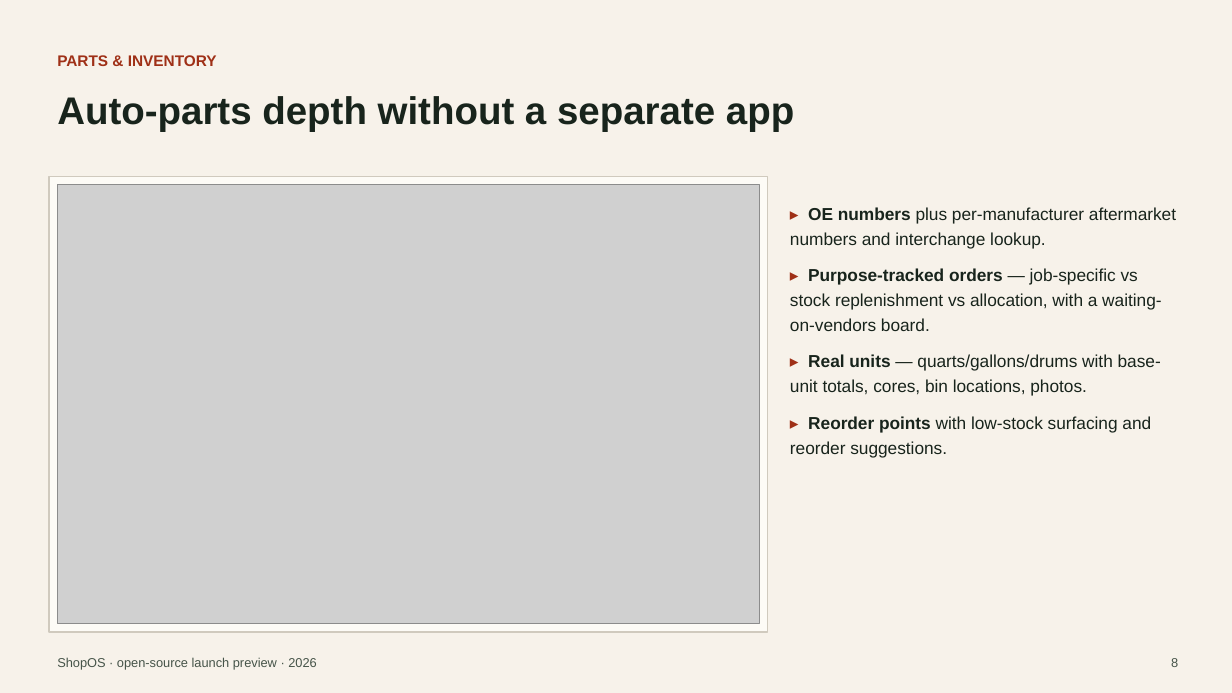
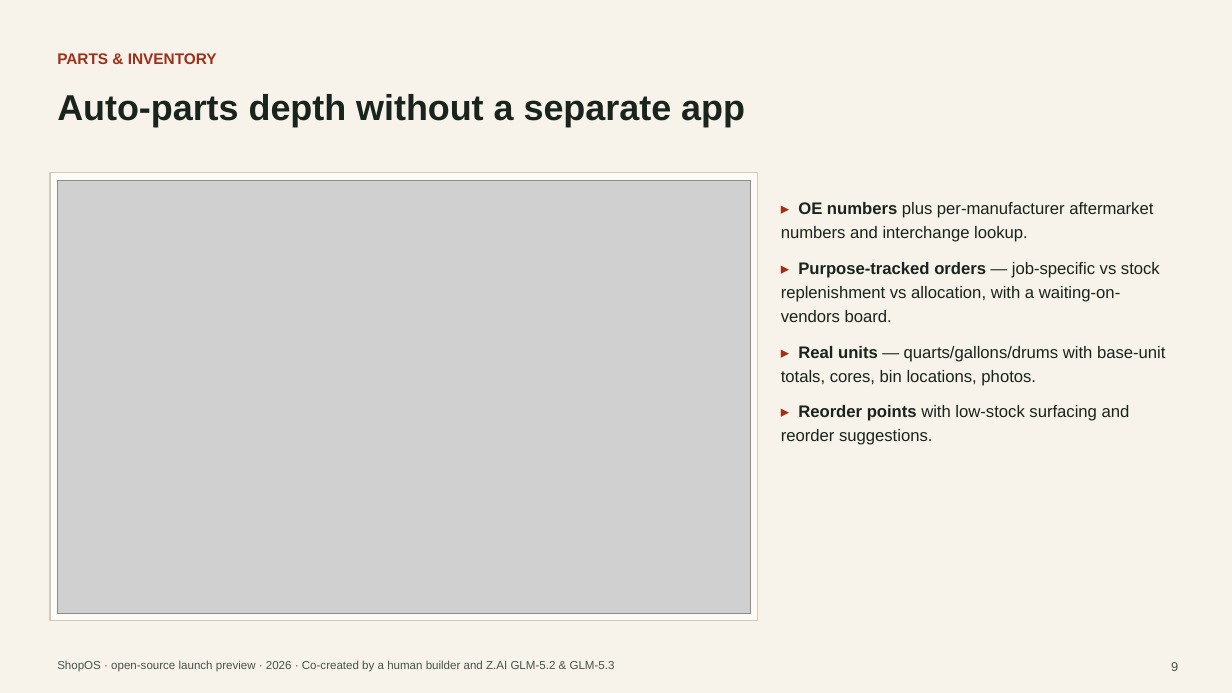
Before and after one commit to JayQuattro/ShopOS, a slide deck: slide 9 of docs/ShopOS-launch-deck.pptx (slide 8 before the commit). Drawn at 1232x693 pixels with LibreOffice and Linux fonts; fonts in the diff are those of the drawing; grey boxes stand for pictures. Boxes give left, top, right and bottom in pixels: in the first picture for what was removed or moved away, otherwise in the second. Text is boxed around its words. In the diff, an @@ line names an element or a change of style, - is before the commit and + after.

Commit message:
Expand launch deck to full 22-slide walkthrough
Covers the whole docs set: vision, features (lifecycle, estimating,
authorization, DVI, parts, billing, international, beyond-the-bay),
platform and architecture (27 modules, 18 ADRs), connectors, a themes
slide rendered from the real warm/light/dark/dusk OKLCH tokens with the
customization surface and roadmap, near-term and big-bet roadmap slides,
deployment, quickstart, and the feedback ask. Adds co-creation
attribution (human + Z.AI GLM-5.2 & 5.3) to the title, footers, and
closing slide.

```diff
--- a/docs/ShopOS-launch-deck.pptx
+++ b/docs/ShopOS-launch-deck.pptx
@@ text "Auto-parts depth without a separate ..." at (57, 94, 745, 126): size 30 to 28 pt @@
@@ rectangle: place and size @@
-rectangle at (49, 177, 768, 632)
+rectangle at (50, 173, 758, 621)
@@ picture: place and size @@
-picture at (57, 185, 760, 624)
+picture at (57, 180, 750, 614)
@@ text "▸ OE numbers plus per-manufacturer ...": place and size @@
-text "▸ OE numbers plus per-manufacturer ..." at (790, 207, 1176, 457)
+text "▸ OE numbers plus per-manufacturer ..." at (781, 202, 1165, 445)
@@ text "▸ OE numbers plus per-manufacturer ..." at (781, 202, 1165, 445): size 13.5 to 13 pt @@
@@ text at (57, 660, 615, 672): text changed; size 10 to 9 pt @@
-ShopOS · open-source launch preview · 2026
+ShopOS · open-source launch preview · 2026 · Co-created by a human builder and Z.AI GLM-5.2 & GLM-5.3
@@ text at (1171, 662, 1178, 671): text changed @@
-8
+9
```
Also in this commit, not shown: 10 other slides changed, 11 slides added, 1 slide removed.
